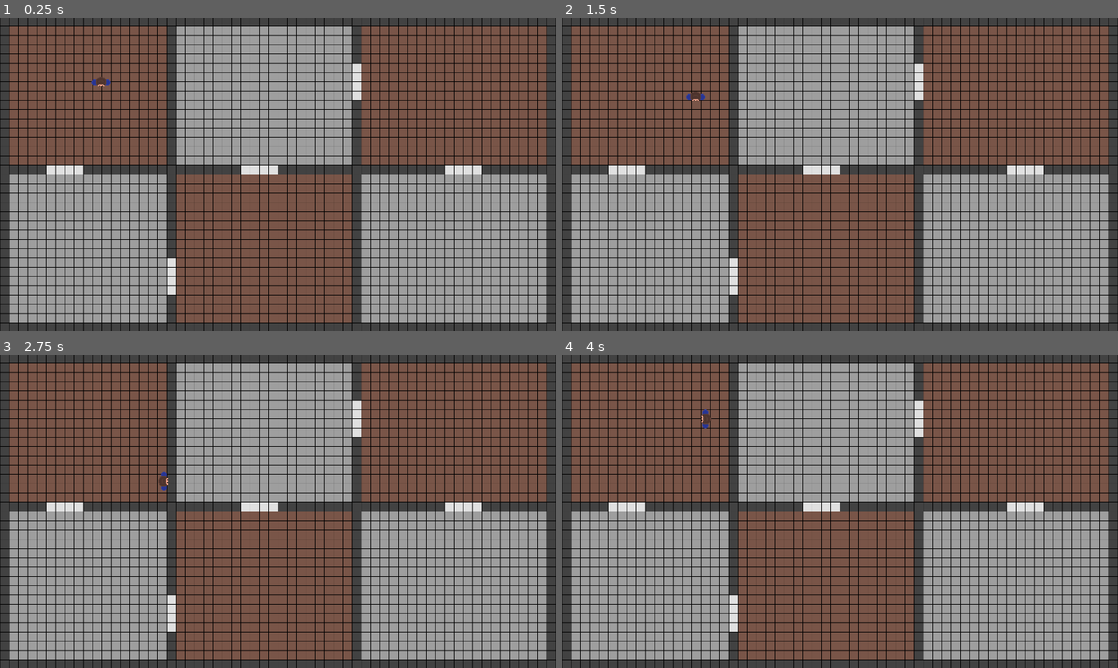
Above: before the commit, frames 1-4 (two rows, left to right).
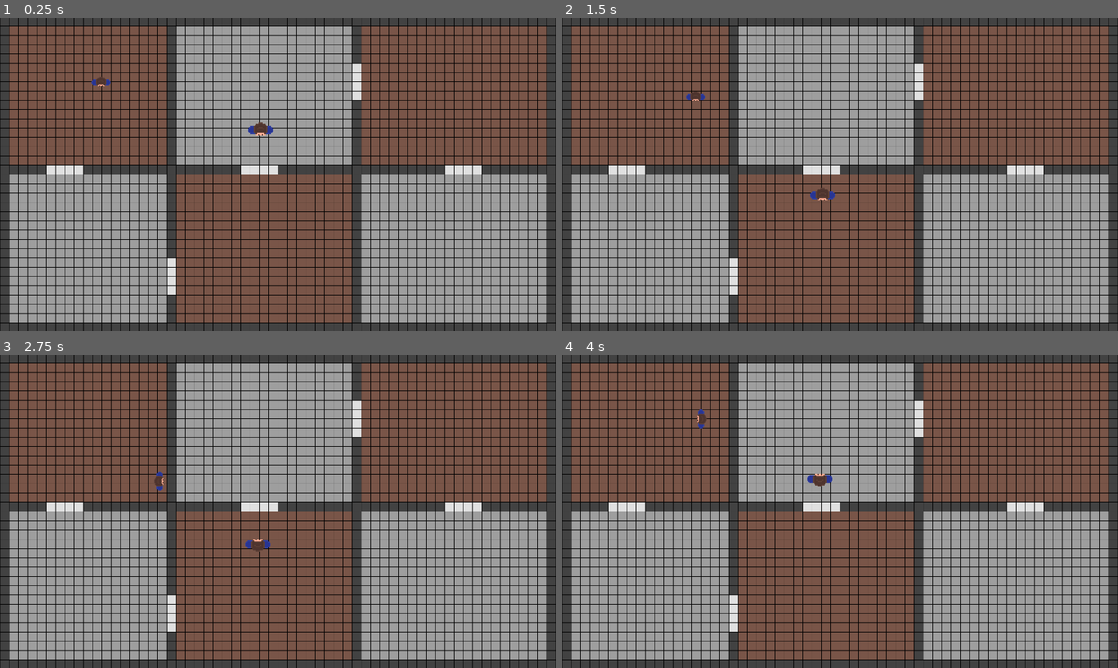
Above: after the commit, the same moments.

Repository: JamsterMan/Brackeys-2025.2-game-jam-entry
Game: Godot game, scene res://Scenes/game.tscn
The game is run twice, just before and just after one commit, with the same random seed, the same clock (stepped at 60 frames per second) and the same inputs.
Inputs:
- Up to frame 1 (0.25 s): no input
- Up to frame 2 (1.5 s): hold D (RIGHT) 0.53-1.28 s; hold Space (WALK) 0.53-1.28 s; hold S (DOWN) from 1.28 s (still down); tap Space (WALK) at 1.35 s
- Up to frame 3 (2.75 s): release S (DOWN) at 2.03 s; hold D (RIGHT) from 2.03 s (still down); hold Space (WALK) from 2.03 s (still down)
- Up to frame 4 (4 s): release D (RIGHT) at 2.78 s; release Space (WALK) at 2.78 s; hold W (UP) 2.78-3.53 s; tap Space (WALK) at 2.85 s; hold A (LEFT) from 3.53 s (still down); hold Space (WALK) from 3.53 s (still down)

The runs differ from the first frame. In frame 1, 0.1% of the frame differs, in the area x 44-50%, y 33-38%; in frame 2, 0.1%; in frame 3, 0.2%, in the area x 27-49%, y 37-63%; in frame 4, 0.2%.

Commit message:
added parent trap

Diff:
--- a/brackeys-2025.2-game-jam-entry/Scenes/game.tscn
+++ b/brackeys-2025.2-game-jam-entry/Scenes/game.tscn
@@ -1,11 +1,23 @@
-[gd_scene load_steps=5 format=4 uid="uid://ec0hlb878nck"]
+[gd_scene load_steps=9 format=4 uid="uid://ec0hlb878nck"]
 
 [ext_resource type="Script" path="res://Scripts/player.gd" id="1_cta16"]
 [ext_resource type="Texture2D" uid="uid://baf6bdt3hhorv" path="res://Art/Player.png" id="2_y6j7t"]
+[ext_resource type="Script" path="res://Scripts/parent.gd" id="4_1fggy"]
 [ext_resource type="TileSet" uid="uid://dg2okaunie2h0" path="res://new_tile_set.tres" id="4_2e4u1"]
 
 [sub_resource type="RectangleShape2D" id="RectangleShape2D_u3bi5"]
 size = Vector2(23, 22)
+
+[sub_resource type="Curve2D" id="Curve2D_oiboj"]
+_data = {
+"points": PackedVector2Array(0, 0, 0, 0, -60, -200, 0, 0, 0, 0, -60, 200, 0, 0, 0, 0, -70, 200, 0, 0, 0, 0, -70, -200, 0, 0, 0, 0, -60, -200)
+}
+point_count = 5
+
+[sub_resource type="RectangleShape2D" id="RectangleShape2D_qbu83"]
+
+[sub_resource type="RectangleShape2D" id="RectangleShape2D_21edt"]
+size = Vector2(757, 20)
 
 [node name="Game" type="Node2D"]
 
@@ -27,4 +39,32 @@
 texture = ExtResource("2_y6j7t")
 
 [node name="CollisionShape2D" type="CollisionShape2D" parent="Player"]
+scale = Vector2(2.30313, 0.622178)
 shape = SubResource("RectangleShape2D_u3bi5")
+
+[node name="ParentPath" type="Path2D" parent="."]
+curve = SubResource("Curve2D_oiboj")
+metadata/_edit_group_ = true
+
+[node name="Parent" type="PathFollow2D" parent="ParentPath"]
+position = Vector2(-60, -200)
+rotation = 1.5708
+script = ExtResource("4_1fggy")
+
+[node name="Sprite2D" type="Sprite2D" parent="ParentPath/Parent"]
+rotation = -1.5708
+scale = Vector2(4, 4)
+texture = ExtResource("2_y6j7t")
+
+[node name="RigidBody2D" type="RigidBody2D" parent="ParentPath/Parent"]
+
+[node name="CollisionShape2D" type="CollisionShape2D" parent="ParentPath/Parent/RigidBody2D"]
+scale = Vector2(1, 3.4)
+shape = SubResource("RectangleShape2D_qbu83")
+
+[node name="Area2D" type="Area2D" parent="ParentPath/Parent"]
+
+[node name="CollisionShape2D" type="CollisionShape2D" parent="ParentPath/Parent/Area2D"]
+position = Vector2(394.5, 7.62939e-06)
+scale = Vector2(1, 2.68)
+shape = SubResource("RectangleShape2D_21edt")
--- /dev/null
+++ b/brackeys-2025.2-game-jam-entry/Scripts/parent.gd
@@ -0,0 +1,7 @@
+extends PathFollow2D
+
+@export var move_speed: float = 3
+
+func _physics_process(delta: float):
+	#progress_ratio += 0.002
+	progress += move_speed
